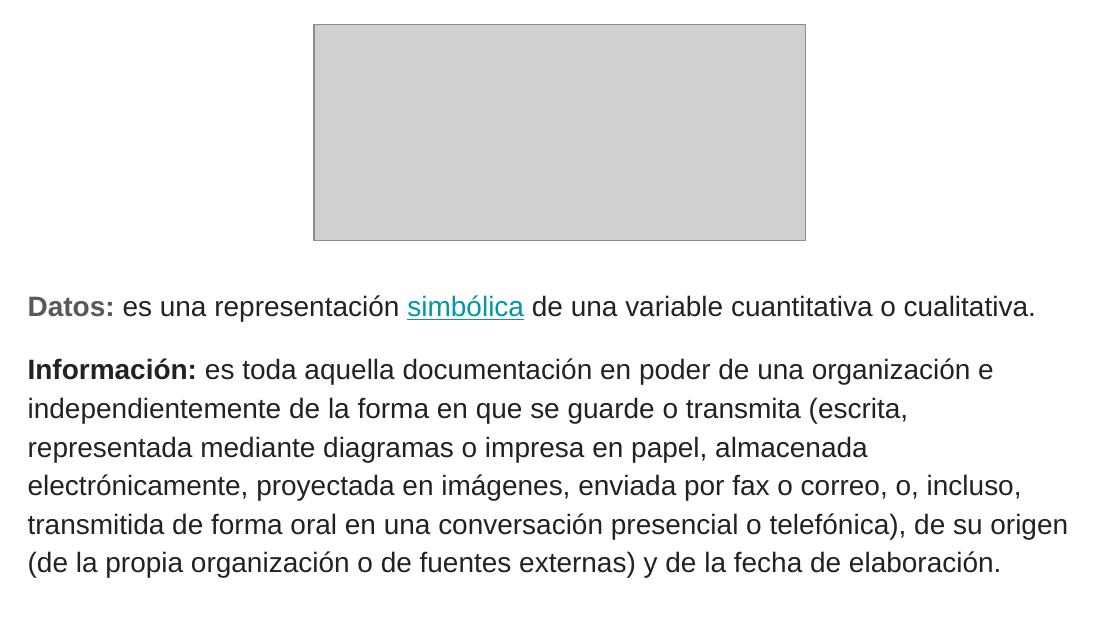
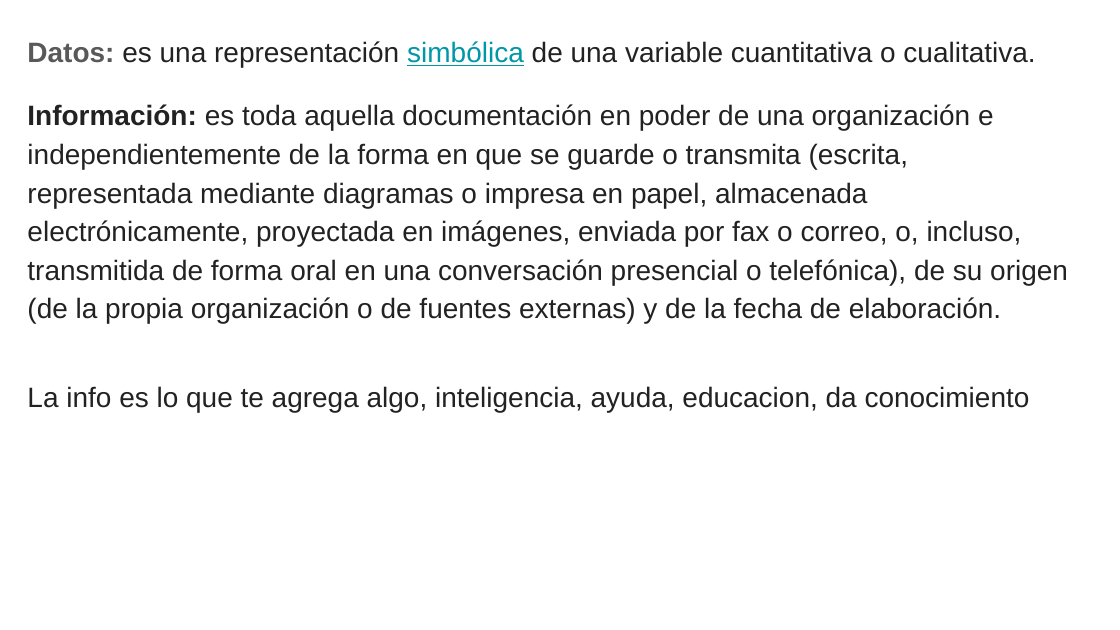
Before and after one commit to lucas-soria/facultad, a slide deck: slide 5 of 4° Año/1° Semestre/Seguridad informatica I/4 Teoria/Clase 3 Riesgo.pptx. Drawn at 1120x630 pixels with LibreOffice and Linux fonts; fonts in the diff are those of the drawing; grey boxes stand for pictures. Boxes give left, top, right and bottom in pixels: in the first picture for what was removed or moved away, otherwise in the second. Text is boxed around its words. In the diff, an @@ line names an element or a change of style, - is before the commit and + after.

Commit message:
no se algo raro en seguridad

```diff
--- a/4° Año/1° Semestre/Seguridad informatica I/4 Teoria/Clase 3 Riesgo.pptx
+++ b/4° Año/1° Semestre/Seguridad informatica I/4 Teoria/Clase 3 Riesgo.pptx
@@ picture removed at [314, 25, 805, 240] @@
@@ text at [27, 41, 1068, 324]: less space between paragraphs @@
@@ text at [27, 386, 1030, 412]: paragraph added @@
+La info es lo que te agrega algo, inteligencia, ayuda, educacion, da conocimiento
```
Also in this commit, not shown: 7 other slides changed, 2 slides added, 2 slides removed, 10 other files.
